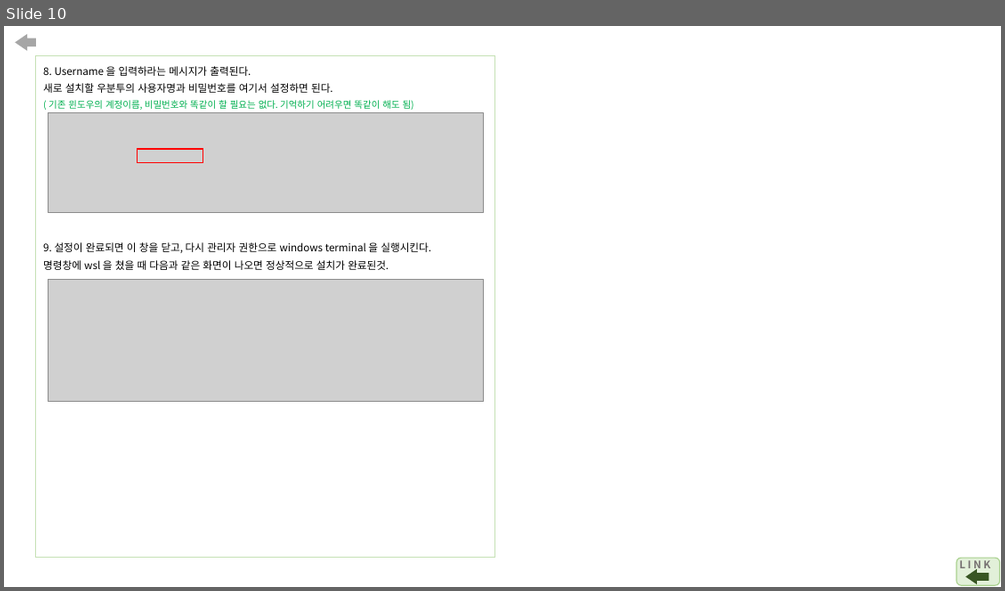
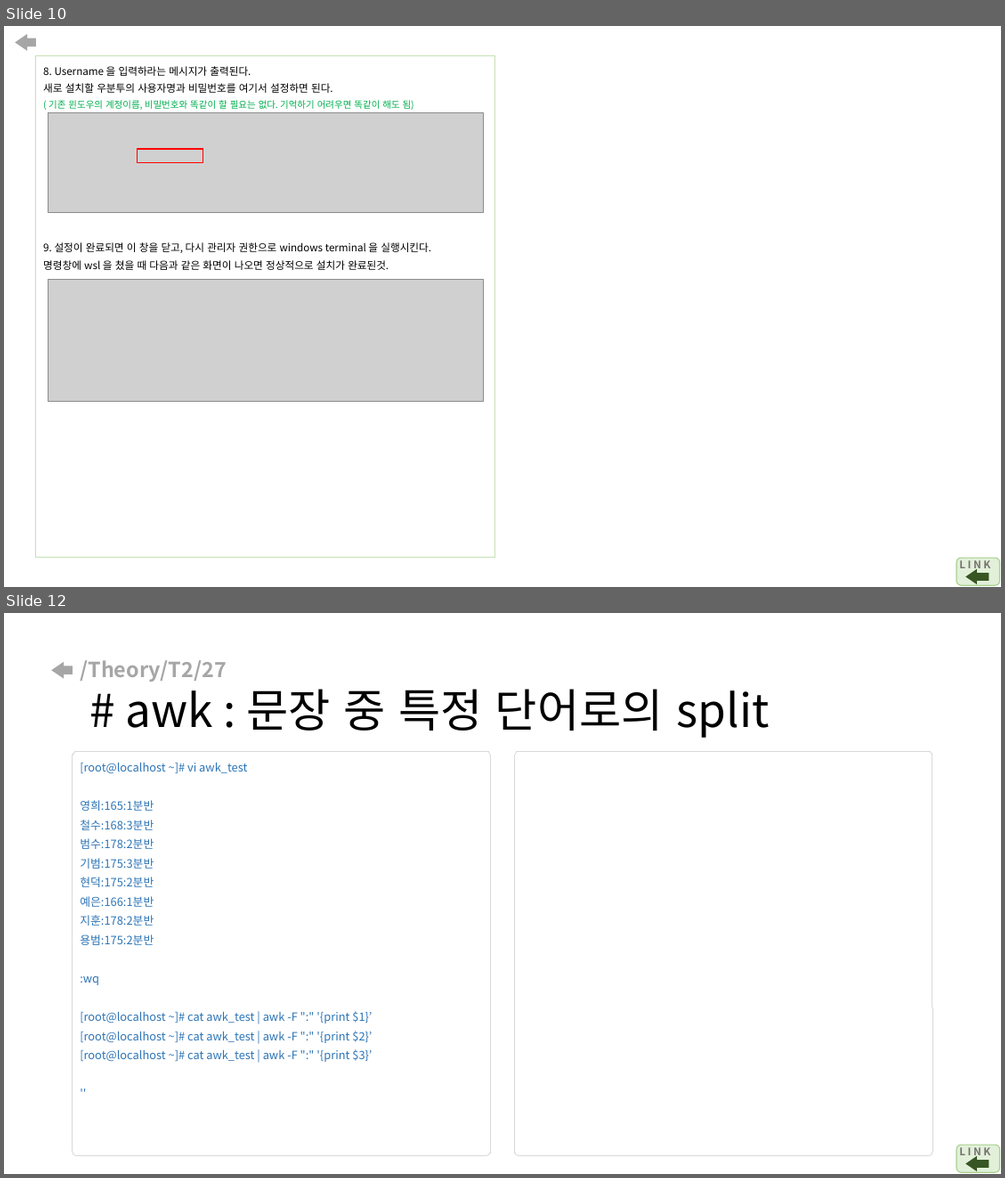
Before and after one commit to arizona95/CyberTraining, a slide deck: Lecture/student_class_ppt_21_2/국방사이버보안 과제.pptx. Shown one above the other, each under a label of ours: slide 10 before the commit, slides 10 and 12 after it; the slides between them are not shown. The pictures are 1005x591 and 1005x1178 pixels, drawn with LibreOffice and Linux fonts; fonts in the diff are those of the drawing; grey boxes stand for pictures. Boxes give left, top, right and bottom in pixels: in the first picture for what was removed or moved away, otherwise in the second. Text is boxed around its words. In the diff, an @@ line names an element or a change of style, - is before the commit and + after.

```diff
--- a/Lecture/student_class_ppt_21_2/국방사이버보안 과제.pptx
+++ b/Lecture/student_class_ppt_21_2/국방사이버보안 과제.pptx
@@ slide 12 added at (4, 613, 1001, 1174), background #FFFFFF @@
@@ right arrow added at (51, 662, 72, 679), fill #A6A6A6 @@
@@ title added at (80, 660, 769, 738), 44 pt, text #000000 @@
+/Theory/T2/27
+# awk : 문장 중 특정 단어로의 split
@@ rounded rectangle added at (73, 751, 491, 1155), outline #D9D9D9 0 pt @@
@@ text added at (80, 762, 372, 1062), 11 pt, text #2E75B6 @@
+[root@localhost ~]# vi awk_test
+영희:165:1분반
+철수:168:3분반
+범수:178:2분반
+기범:175:3분반
+현덕:175:2분반
+예은:166:1분반
+지훈:178:2분반
+용범:175:2분반
+:wq
+[root@localhost ~]# cat awk_test | awk -F ":" '{print $1}’
+[root@localhost ~]# cat awk_test | awk -F ":" '{print $2}’
+[root@localhost ~]# cat awk_test | awk -F ":" '{print $3}’
+''
@@ rounded rectangle added at (515, 751, 933, 1155), outline #D9D9D9 0 pt @@
@@ rounded rectangle added at (956, 1144, 1000, 1172), fill #E2F0D9, outline #A9D18E 1 pt @@
@@ text added at (959, 1144, 990, 1159), 10 pt, text #767171, bold @@
+L I N K
@@ right arrow added at (966, 1156, 989, 1171), fill #385723 @@
```
Also in this commit, not shown: 2 slides changed, 6 other slides added, 22 slides removed.
